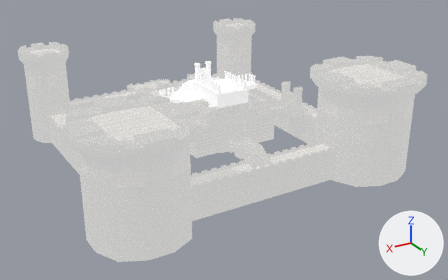
Renders of the FBX model game/ExportHistoryChip_2017/Assets/Model/MaouSiro.FBX from each side of a commit.
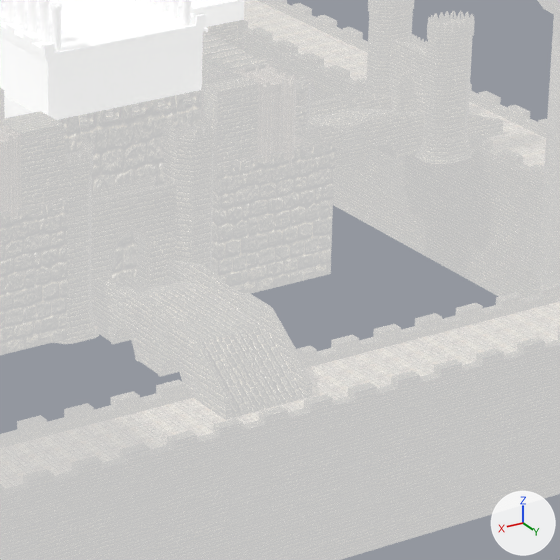
Each version appears first whole from a 50 mm camera at (223.0, 422.0, 181.0) aimed at (-10.0, 34.0, -12.0), and next in a close-up on the part from 46% to 71% of the width and 30% to 70% of the height. Arrows for +X, +Y and +Z are at lower right; the lights stay in place. Where no turn or scale is listed for an object, it has been applied to the vertices. Vertices at the same position are counted once.

In view in the first close-up: 'Castle'.
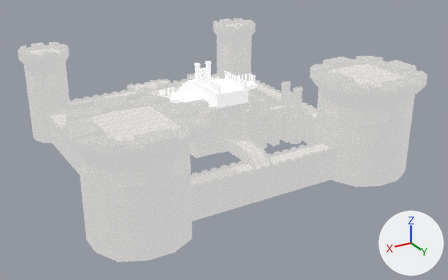
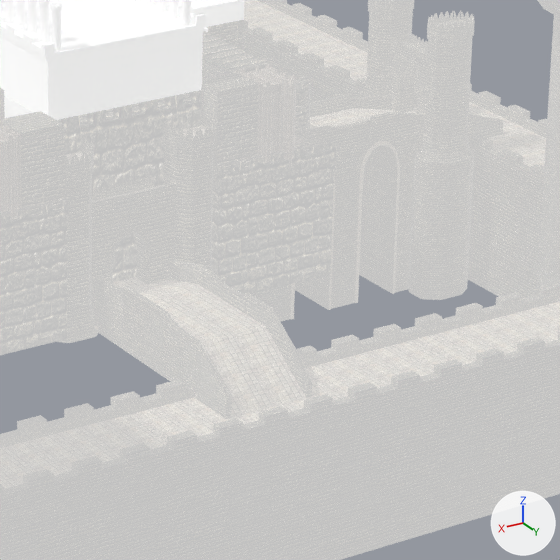
The newer file is also rescaled (x10.0) as a whole; pictures and numbers use the older file's frame.

Edits to the bpy script that builds the scene:
```text
Change me_mesh:
    used by ob_castle; location = (0.0, 0.0, 0.0)
    remove me_mesh.from_pydata(...)  # 41638 vertices, 79821 faces; spans x -132.0..132.0, y -104.0..140.0, z -31.0..49.0
    add me_mesh.from_pydata(...)  # 41700 vertices, 79751 faces; spans x -132.0..132.0, y -104.0..140.0, z -31.0..49.0
    me_mesh part 1: 185 vertices moved within x -81.0..81.0, y 26.0..102.0, z -4.0..24.0; 445 vertices removed from x -81.0..81.0, y 22.0..102.0, z -4.0..24.0; 507 vertices added at x -94.0..94.0, y 16.0..102.0, z -29.0..24.0
    me_mesh part 2: 530 faces spanning x -94.0..94.0, y 22.0..98.0, z -4.0..22.0 switch from mat_material__0 (picture img_castle_set_uv_new_png) to mat_material__121 (picture img_bb_map_1b_png)
```

Where the change shows, as pixel boxes (x1, y1, x2, y2) in the close-ups (560 x 560 px; the box of a moved part takes in the faces that stretch with it):
part 1 of me_mesh, moved or reshaped: before (53, 93, 361, 420); after (65, 93, 502, 418)
part 2 of me_mesh, recoloured: (115, 108, 416, 370) in both
